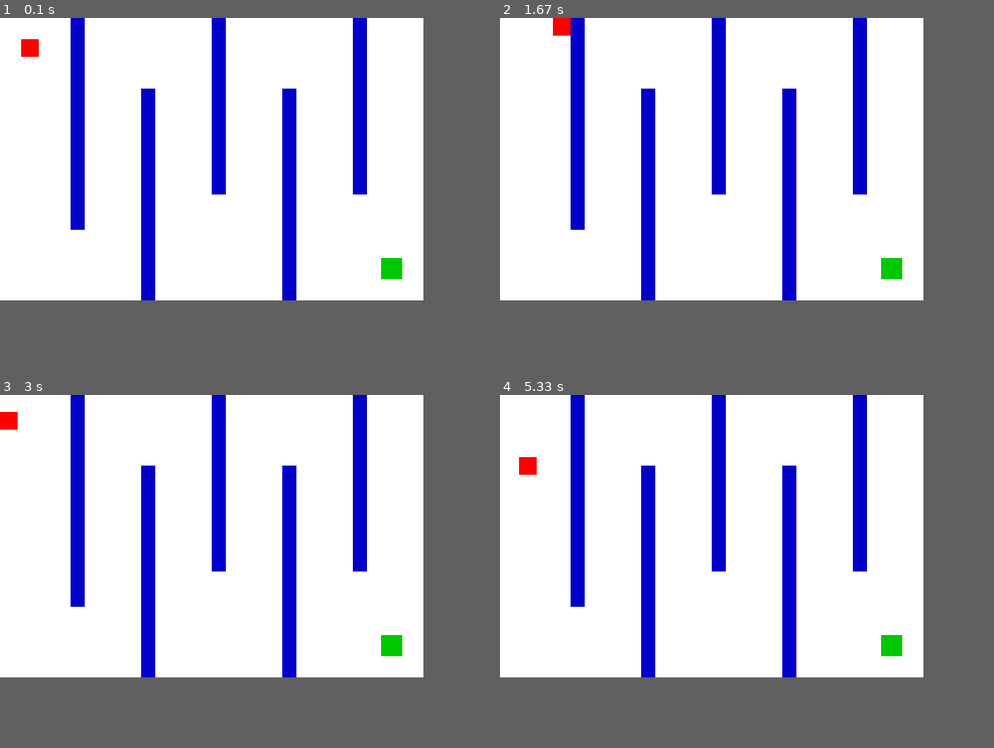
Above: before the commit, frames 1-4 (two rows, left to right).
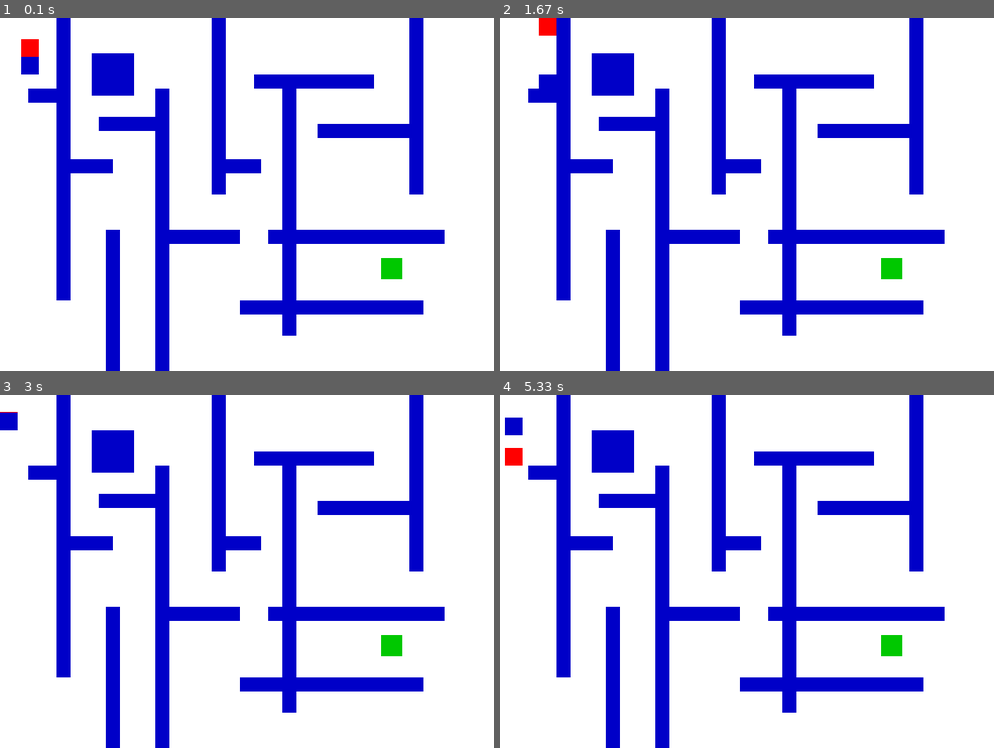
Above: after the commit, the same moments.

Repository: ruizmari192/RuizMarinaICS3C
Game: pygame game, started from pygame-assignment4.py
Same seed, same stepped clock (60 frames per second), same inputs: the game is played once before the commit and once after it.
Inputs:
- Up to frame 1 (0.1 s): no input
- Up to frame 2 (1.67 s): hold Space 0.33-0.8 s; hold Right 0.33-0.8 s; hold Up from 1.33 s (still down)
- Up to frame 3 (3 s): release Up at 1.8 s; hold Left 2.33-2.87 s; hold Down from 2.9 s (still down)
- Up to frame 4 (5.33 s): release Down at 3.2 s; hold Up 3.67-4.03 s; hold Right 4.07-4.7 s; hold Down 4.73-5.1 s; hold Left from 5.13 s (still down)
In our replay, the window is 600x400 before the commit and 700x500 after it. These sizes can differ from the game's own. Grey fills any space a smaller window leaves; there, only what the larger window draws over its background counts as a difference.

The runs differ from the first frame. In frame 1, 19% of the frame differs, in the area x 4-90%, y 0-100%; in frame 2, 19%; in frame 3, 19%; in frame 4, 19%, in the area x 1-90%, y 0-100%.

Commit message:
I added the walls and put the enmies into the game, I tried to code the persecuting logic but i need to fix some things still. and also fix the shooting things.

Diff:
--- a/pygame-assignment4.py
+++ b/pygame-assignment4.py
@@ -1,7 +1,7 @@
 import pygame
 import random
 
-def check_collision (player, walls):
+def check_collision (player, walls): #to make it easier to check collision without printing it everytime
     """
     -------------------------------------------------------
     Checks whether the player collides with any of the maze walls.
@@ -17,11 +17,11 @@
     #MAIN function:
     #
     for wall in walls:
-        if player.colliderect(wall):
+        if player.colliderect(wall): #to see if it collides with the wall
             return True #a collision happened
     return False
 
-def check_bounds(rect_object, max_width, max_height):
+def check_bounds(rect_object, max_width, max_height): #make it easier to be sure that the player is in the screen
     """
         -------------------------------------------------------
         Keeps the player inside the screen
@@ -36,15 +36,15 @@
     """
     #MAIN function
 #horizontal bounds
-    if rect_object.left < 0:
-        rect_object.left = 0
-    if rect_object.right > max_width:
-        rect_object.right = max_width
+    if rect_object.left < 0: #to check if the player.x position is getting so close to the edge that is gonna get out the screen
+        rect_object.left = 0 #to rearrange the rectangle at x=0 (the edge)
+    if rect_object.right > max_width: #check if it's gonna pass the max_width (800)
+        rect_object.right = max_width #to make it impossible to get out the screen
 # Vertical Bounds
-    if rect_object.top < 0:
-        rect_object.top = 0
-    if rect_object.bottom > max_height:
-        rect_object.bottom = max_height
+    if rect_object.top < 0: #check if the top of the player is getting closer to the top edge
+        rect_object.top = 0 #to stop the player from getting out the screen
+    if rect_object.bottom > max_height: #to check if it collides with the max_height (600)
+        rect_object.bottom = max_height #to set the boundary
 
 def handle_player_movement(keys, player, speed, walls):
     """
@@ -114,8 +114,8 @@
 
 pygame.init()
 # Set screen resolution
-SCREEN_WIDTH = 600
-SCREEN_HEIGHT = 400
+SCREEN_WIDTH = 700
+SCREEN_HEIGHT = 500
 
 # Set up colours
 WHITE = (255, 255, 255)
@@ -130,8 +130,24 @@
 
 # Set up the player
 player_size = 25
+player_x = 30
+player_y = 30
 player = pygame.Rect (30, 30, player_size, player_size)
 speed = 4
+
+#set up the enemies
+
+enemy_size = 25
+enemy_speed = 1.2
+#enemy 1 (it will appear in the right section of the screen (350-650))
+enemy1_x = random.randint (350, SCREEN_WIDTH - enemy_size)
+enemy1_y = random.randint (50, SCREEN_HEIGHT - enemy_size)
+enemy1 = pygame.Rect (enemy1_x, enemy1_y, enemy_size, enemy_size)
+
+#enemy2 (will appear in the left side of the screen)
+enemy2_x = random.randint(50, SCREEN_WIDTH - enemy_size)
+enemy2_y = random.randint(250, SCREEN_HEIGHT - enemy_size)
+enemy2 = pygame.Rect(enemy2_x, enemy2_y, enemy_size, enemy_size)
 
 #to have a list for the new bullets
 bullets = []
@@ -142,11 +158,22 @@
 
 # Create the maze walls
 walls = [
-    pygame.Rect(100, 0, 20, 300),
-    pygame.Rect(200, 100, 20, 300),
+    pygame.Rect(80, 0, 20, 400),
+    pygame.Rect(100, 200, 60, 20),
+    pygame.Rect(40, 100, 60, 20),
+    pygame.Rect(150, 300, 20, 200),
+    pygame.Rect(220, 100, 20, 400),
+    pygame.Rect(140, 140, 100, 20),
+    pygame.Rect(130, 50, 60, 60),
+    pygame.Rect(220, 300, 120, 20),
     pygame.Rect(300, 0, 20, 250),
-    pygame.Rect(400, 100, 20, 300),
-    pygame.Rect(500, 0, 20, 250)
+    pygame.Rect(400, 100, 20, 350),
+    pygame.Rect(300, 200, 70, 20),
+    pygame.Rect(580, 0, 20, 250),
+    pygame.Rect(450, 150, 140, 20),
+    pygame.Rect(360, 80, 170, 20),
+    pygame.Rect(380, 300, 250, 20),
+    pygame.Rect(340,400,260,20)
 ]
 
 # Set up the game
@@ -164,6 +191,29 @@
             if event.key == pygame.K_SPACE and not won:
                 fire_bullet (player, bullets)
 
+        #set the enemies movement logic (towards the player)
+        # enemy one chase logic:
+        if enemy1_x < player_x: #to make the enemy move differently depending on the player
+            enemy1_x += enemy_speed
+        elif enemy1_x > player_x:
+            enemy1_x -= enemy_speed
+
+        if enemy1_y < player_y:
+            enemy1_y += enemy_speed
+        elif enemy1_y > player_y:
+            enemy1_y -= enemy_speed
+
+        # enemy two logic, same as the enemy one but with its different speed
+        if enemy2_x < player_x:
+            enemy2_x += enemy_speed
+        elif enemy2_x > player_x:
+            enemy2_x -= enemy_speed
+
+        if enemy2_y < player_y:
+            enemy2_y += enemy_speed
+        elif enemy2_y > player_y:
+            enemy2_y -= enemy_speed
+
     # Get the keys being pressed
     keys = pygame.key.get_pressed()
 
@@ -198,6 +248,10 @@
     #draw the bullet
     for bullet in bullets:
         pygame.draw.rect (screen, BLUE, bullet)
+
+    #draw the enemy
+    enemy_rect = pygame.Rect(player.left, player.right, enemy_size, enemy_size)
+    pygame.draw.rect (screen, BLUE, enemy_rect)
 
     # Display the winning message
     if won:
